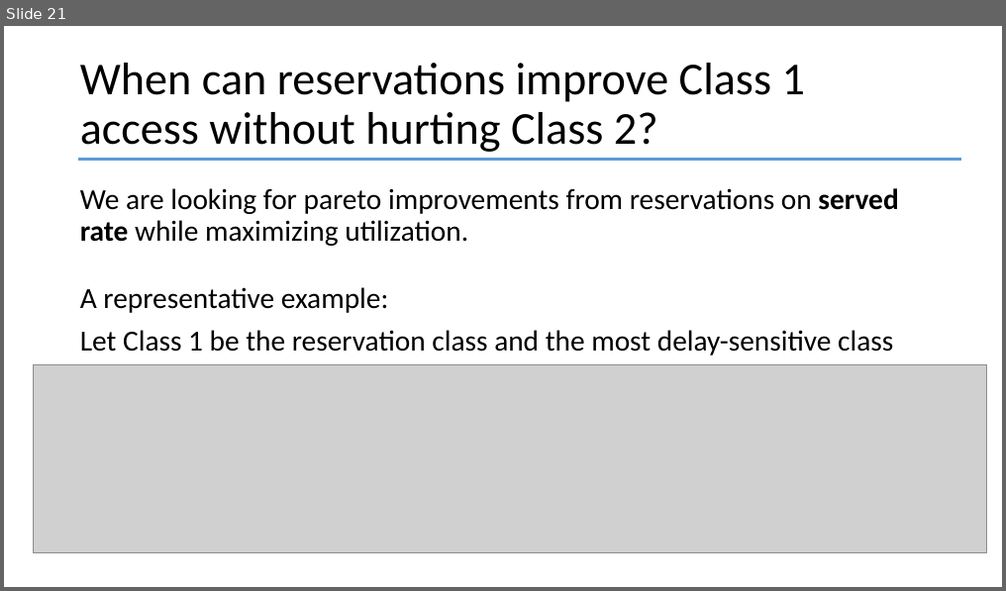
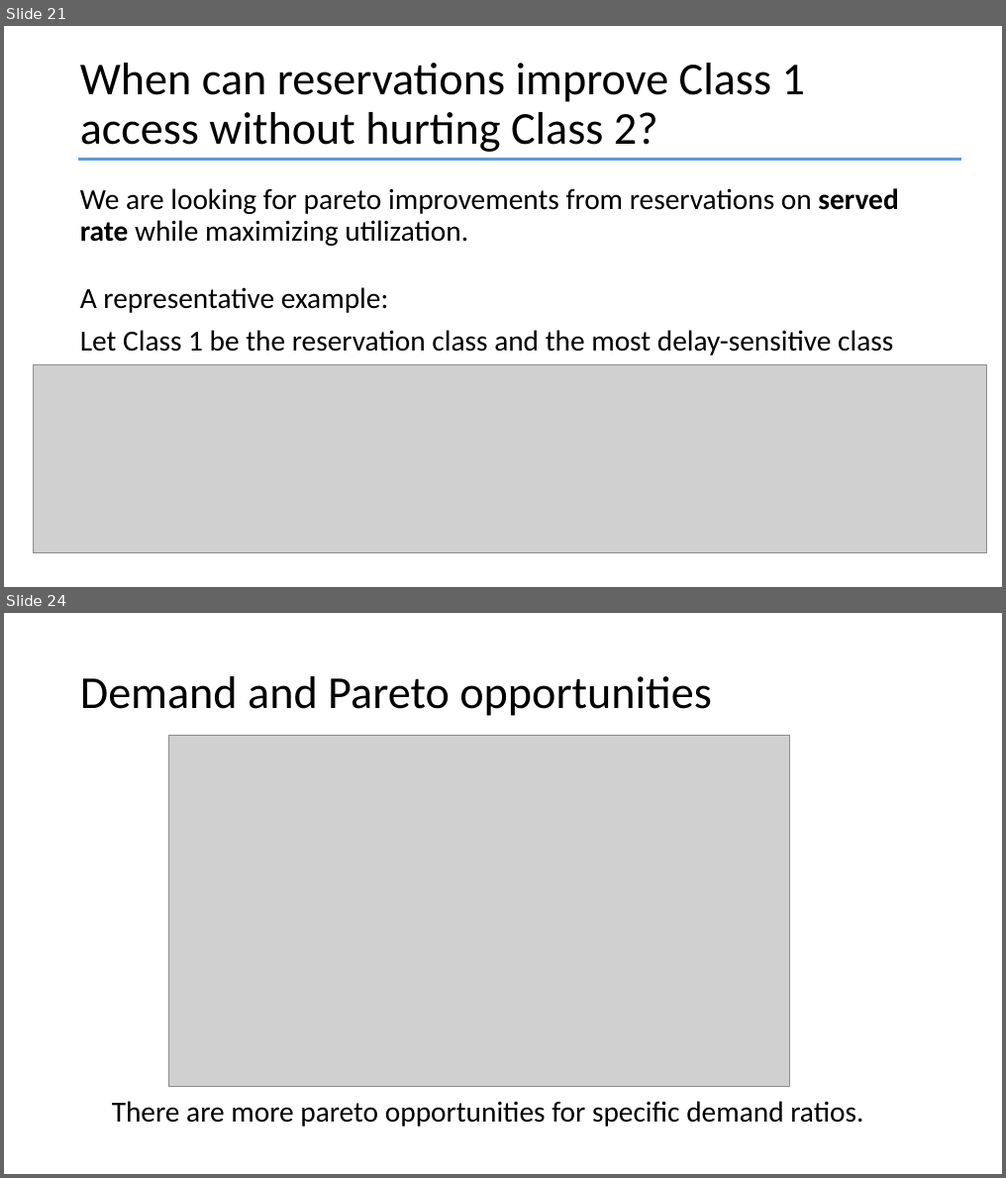
Before and after one commit to YcartXin/CUIMC-Appointment-Simulation, a slide deck: presentation/FCFS Presentation.pptx. Shown one above the other, each under a label of ours: slide 21 before the commit, slides 21 and 24 after it; the slides between them are not shown. The pictures are 1006x591 and 1006x1178 pixels, drawn with LibreOffice and Linux fonts; fonts in the diff are those of the drawing; grey boxes stand for pictures. Boxes give left, top, right and bottom in pixels: in the first picture for what was removed or moved away, otherwise in the second. Text is boxed around its words. In the diff, an @@ line names an element or a change of style, - is before the commit and + after.

```diff
--- a/presentation/FCFS Presentation.pptx
+++ b/presentation/FCFS Presentation.pptx
@@ slide 24 added at <box>4,613,1002,1174</box>, background #FFFFFF @@
@@ title added at <box>80,676,712,716</box>, 44 pt, text #000000 @@
+Demand and Pareto opportunities
@@ picture added at <box>168,735,790,1086</box> @@
@@ text added at <box>112,1101,863,1127</box>, 28 pt, text #000000 @@
+There are more pareto opportunities for specific demand ratios.
```
Also in this commit, not shown: 6 slides changed, 4 other slides added, 17 other files.
